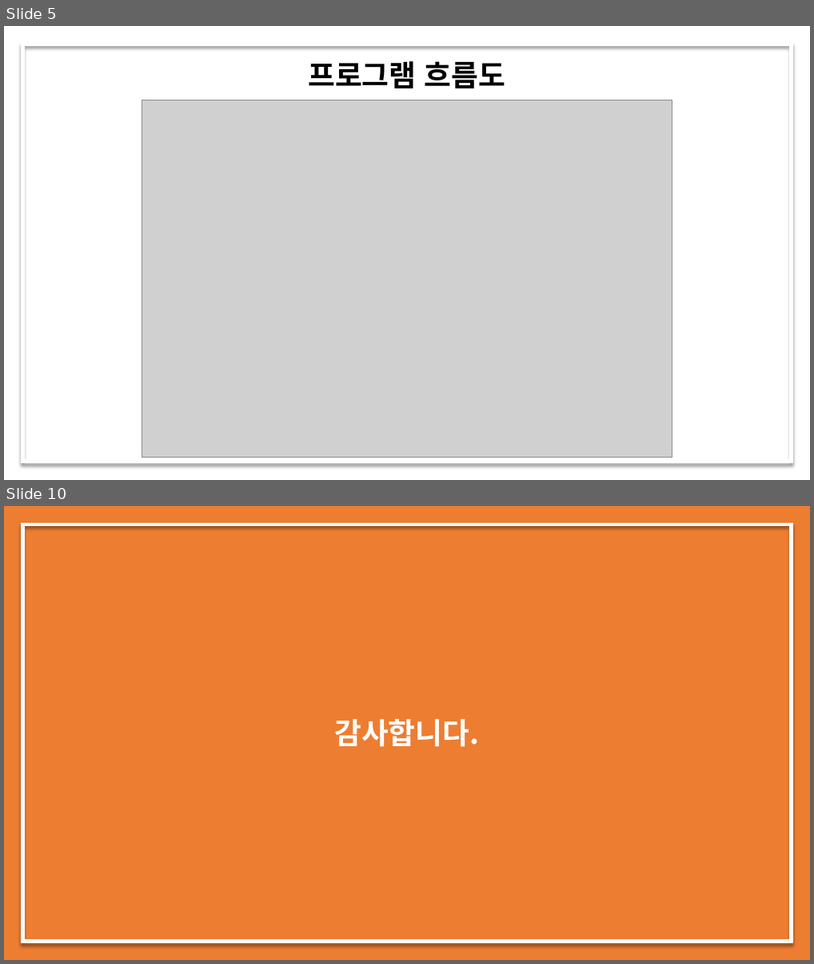
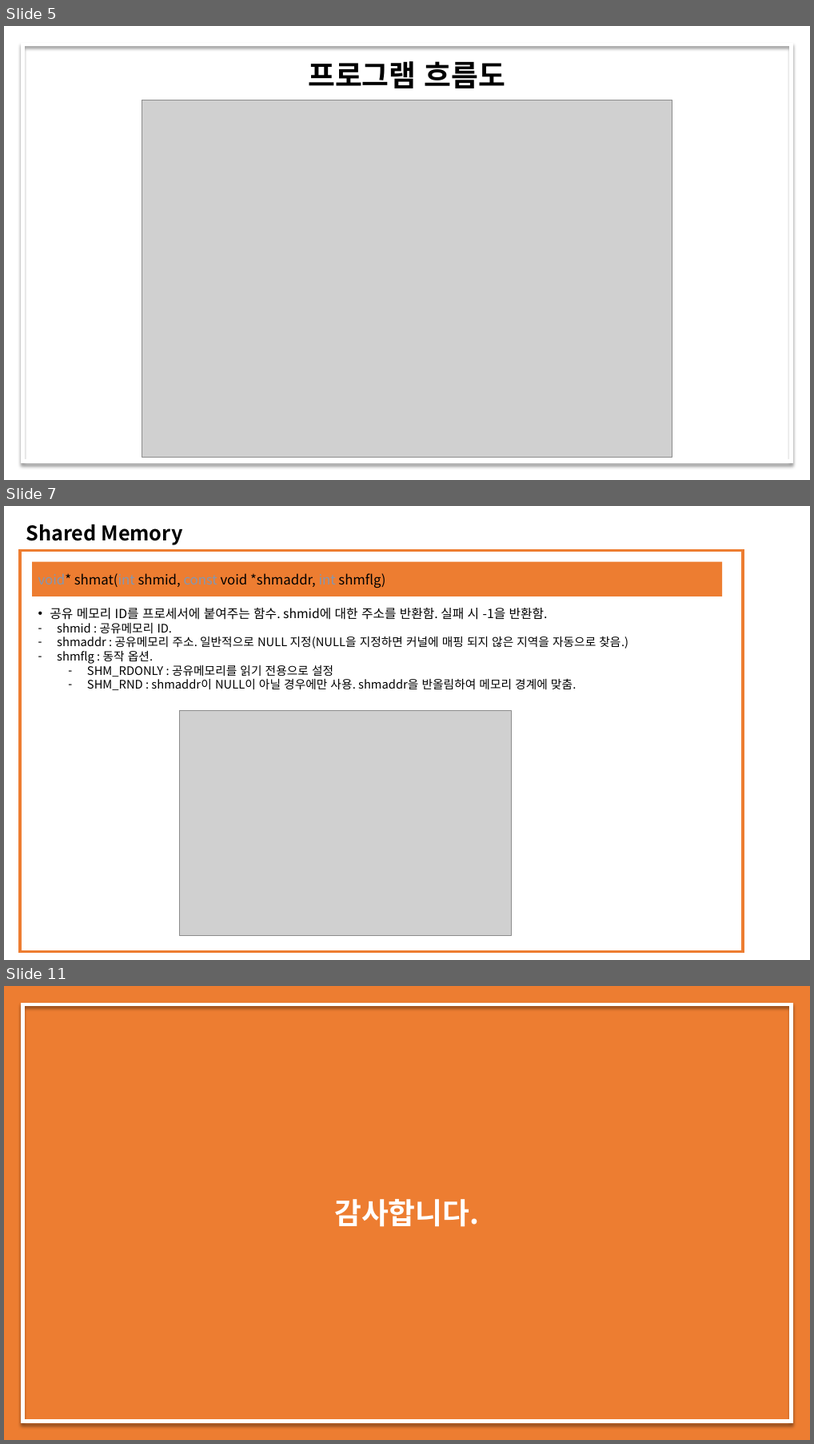
Before and after one commit to dudghks97/OS, a slide deck: 2016305078_최영환_os_report_03.pptx. Shown one above the other, each under a label of ours: slides 5 and 10 before the commit, slides 5, 7 and 11 after it; the slides between them are not shown. The pictures are 814x964 and 814x1444 pixels, drawn with LibreOffice and Linux fonts; fonts in the diff are those of the drawing; grey boxes stand for pictures. Boxes give left, top, right and bottom in pixels: in the first picture for what was removed or moved away, otherwise in the second. Text is boxed around its words. In the diff, an @@ line names an element or a change of style, - is before the commit and + after.

```diff
--- a/2016305078_최영환_os_report_03.pptx
+++ b/2016305078_최영환_os_report_03.pptx
@@ slide 7 added at box(4, 506, 810, 960), background #FFFFFF @@
@@ text added at box(26, 524, 182, 545), 24 pt, text #000000, bold @@
+Shared Memory
@@ rectangle added at box(20, 550, 744, 952), outline #ED7D31 3 pt @@
@@ rectangle added at box(32, 562, 722, 596), fill #ED7D31, 16 pt, text #000000 @@
+void* shmat(int shmid, const void *shmaddr, int shmflg)
@@ text added at box(50, 608, 629, 690), 14 pt, text #000000 @@
+• 공유 메모리 ID를 프로세서에 붙여주는 함수. shmid에 대한 주소를 반환함. 실패 시 -1을 반환함.
+– shmid : 공유메모리 ID.
+– shmaddr : 공유메모리 주소. 일반적으로 NULL 지정(NULL을 지정하면 커널에 매핑 되지 않은 지역을 자동으로 찾음.)
+– shmflg : 동작 옵션.
+  – SHM_RDONLY : 공유메모리를 읽기 전용으로 설정
+  – SHM_RND : shmaddr이 NULL이 아닐 경우에만 사용. shmaddr을 반올림하여 메모리 경계에 맞춤.
@@ picture added at box(179, 710, 511, 935) @@
@@ what was slide 10 is now slide 11 @@
```
Also in this commit, not shown: 7 slides changed.
